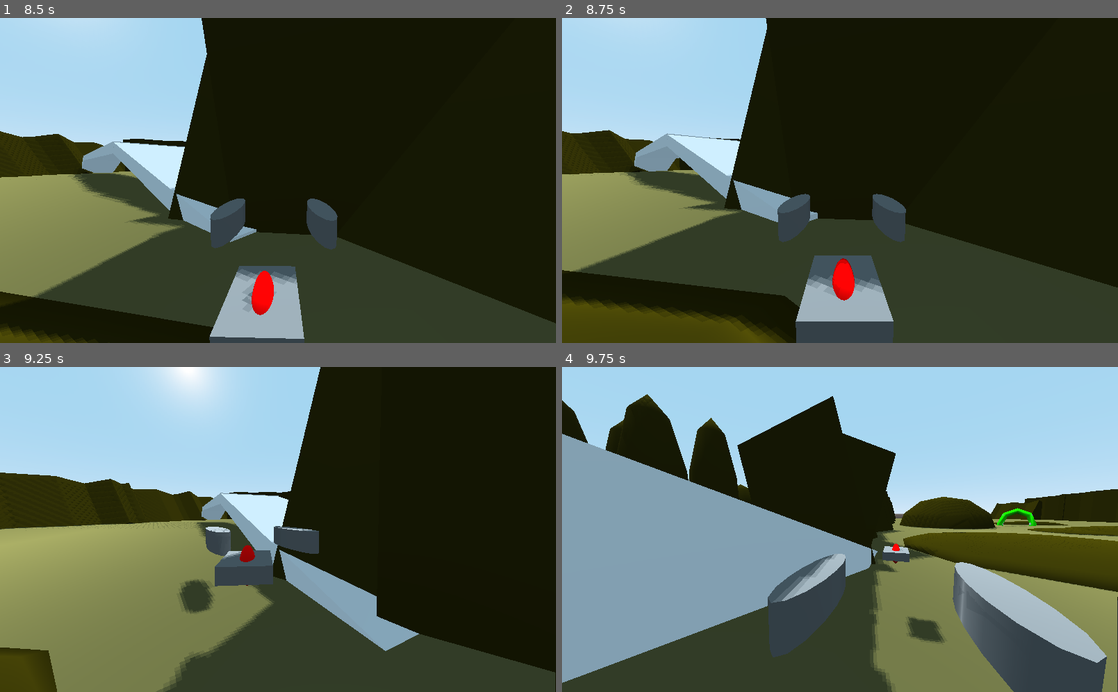
Above: before the commit, frames 1-4 (two rows, left to right).
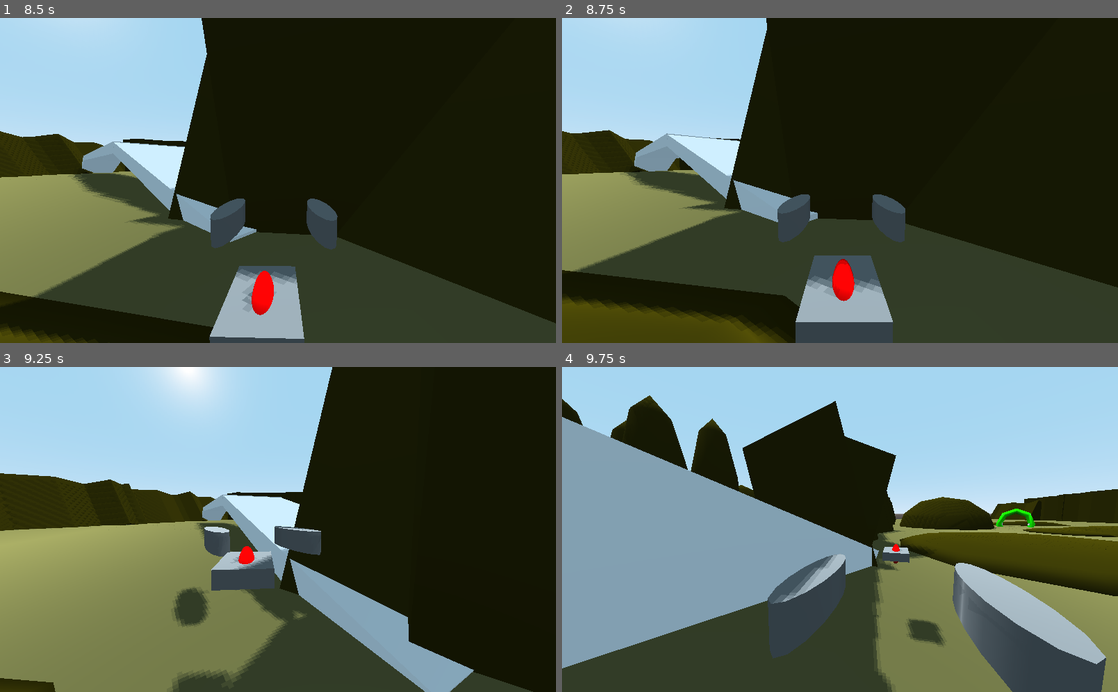
Above: after the commit, the same moments.

Repository: gamkedo-la/aero-junkers
Game: Godot game, scene res://Scenes/Main.tscn
Two runs of this game, one before a commit and one after it. Both use one fixed random seed, a clock stepped at 60 frames per second and the inputs below.
Inputs (mouse positions are in pixels of both pictures, inside the frame that each line leads up to):
- Up to frame 1 (8.5 s): move the mouse to (305, 180) at 0.52 s; hold W (accelerate) 0.53-5.78 s; tap V (cam_toggle) every 2.25 s from 0.6 to 7.35 s; move the mouse to (250, 180) at 1.27 s; tap C (chase_cam) every 2.25 s from 1.35 to 8.1 s; move the mouse to (289, 174) at 2.02 s; press the mouse at (289, 174) at 2.03 s; move the mouse to (272, 187) at 2.77 s; release the mouse at (272, 187) at 2.78 s; move the mouse to (316, 183) at 3.52 s; move the mouse to (233, 177) at 4.27 s; click (233, 177) at 4.35 s; move the mouse to (283, 180) at 5.02 s; move the mouse to (255, 174) at 5.77 s; hold D (turn_right) 5.78-6.53 s; move the mouse to (305, 180) at 6.52 s; press the mouse at (305, 180) at 6.53 s; hold W (accelerate) from 6.53 s (still down); move the mouse to (250, 180) at 7.27 s; release the mouse at (250, 180) at 7.28 s; move the mouse to (289, 174) at 8.02 s
- Up to frame 2 (8.75 s): keep holding W (accelerate)
- Up to frame 3 (9.25 s): move the mouse to (272, 536) at 8.77 s; release W (accelerate) at 8.78 s; hold A (turn_left) from 8.78 s (still down); click (272, 536) at 8.85 s
- Up to frame 4 (9.75 s): move the mouse to (878, 532) at 9.52 s; release A (turn_left) at 9.53 s; hold W (accelerate) from 9.53 s (still down); tap V (cam_toggle) at 9.6 s

Frame 1 is identical in both runs. In frame 2, 0.2% of the frame differs, in the area x 0-100%, y 0-100%; in frame 3, 10%; in frame 4, 5.0%.

Commit message:
[WIP] add environment collision detection

Diff:
--- a/Scenes/Main.tscn
+++ b/Scenes/Main.tscn
@@ -29,7 +29,7 @@
 [node name="AeroJunker" parent="." instance=ExtResource( 2 )]
 transform = Transform( 1, -3.39291e-08, 1.92609e-07, -6.03464e-10, 0.999999, -1.10886e-08, -1.73721e-07, 6.60657e-09, 1, 0.000875796, 2, -0.000878091 )
 collision_layer = 2
-collision_mask = 4
+collision_mask = 5
 
 [node name="Checkpoint1" parent="." instance=ExtResource( 4 )]
 transform = Transform( 0.999999, -4.33715e-10, -4.36557e-10, 4.33303e-10, 0.999999, -4.36557e-10, 4.36557e-10, 4.36557e-10, 0.999999, -4.05255, -1.03203, -106.998 )
@@ -58,7 +58,9 @@
 transform = Transform( 1, -2.62048e-11, -2.91038e-11, 2.58069e-11, 1, -2.91038e-11, 2.91038e-11, 2.91038e-11, 1, 0, 0, 0 )
 shape = SubResource( 3 )
 
-[node name="Placeholder Walls" type="CSGCombiner" parent="."]
+[node name="Placeholder Walls" type="CSGCombiner" parent="." groups=[
+"environment",
+]]
 use_collision = true
 collision_mask = 2
 
@@ -356,7 +358,9 @@
 depth = 1.911
 material = ExtResource( 3 )
 
-[node name="Placeholder Mounds" type="CSGCombiner" parent="."]
+[node name="Placeholder Mounds" type="CSGCombiner" parent="." groups=[
+"environment",
+]]
 use_collision = true
 collision_mask = 2
 
--- a/Scripts/aerojunker.gd
+++ b/Scripts/aerojunker.gd
@@ -10,6 +10,7 @@
 var turn_direction = 0
 var velocity = Vector3.ZERO
 var target_altitude = Vector3.UP * 3
+var health = 100
 
 # Follow Cam Variables
 onready var followcam: Camera = $ChaseCam
@@ -50,6 +51,14 @@
 
 	velocity = move_and_slide(velocity, Vector3.UP)
 	moveToTargetAltitude(delta)
+
+	for index in range(get_slide_count()):
+		var collision = get_slide_collision(index)
+		if collision.collider.is_in_group("environment"):
+			health -= 10
+			print('health: %d'	% health)
+
+
 
 func get_input(delta):
 	if Input.is_action_pressed("turn_left"):
